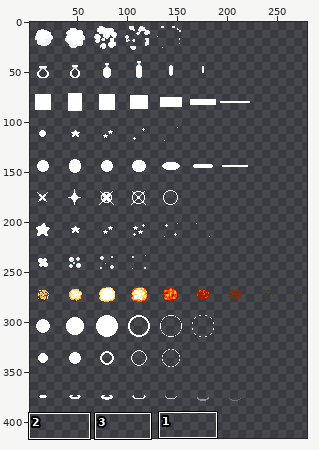
Pixel-art file: Leore/Content/effects.aseprite. The first picture is a wide view before the edit; the outline marks the close-up.
Close-up. Before:
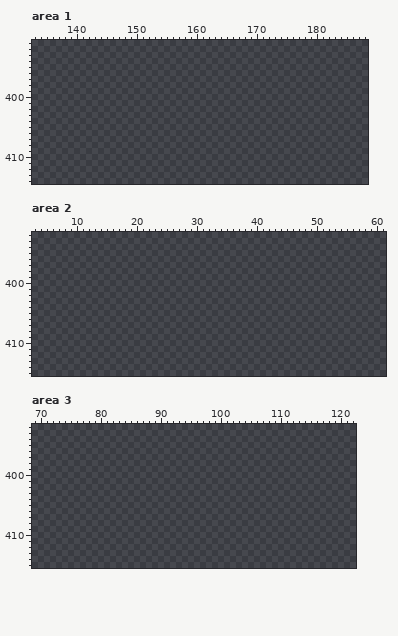
320x640 pixels, 1 frame. Colours within 5 levels of each other are drawn and written as one. Shown: area 1: x 133..188, y 391..414; area 2: x 3..61, y 392..415; area 3: x 69..122, y 392..415. The wide view leaves out empty margins. The commit also changed other parts of the picture, which this record leaves out.
Palette (. is transparent): 
And afterwards:
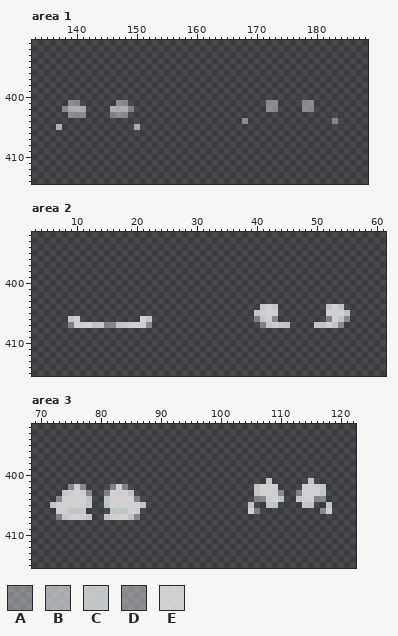
Colours new in this view: A #ecf1f462  B #ecf1f49b  C #ecf1f4bf  D #ffffff62  E #ffffffbf
Diff:
Changed rows in their new state; - is an unchanged pixel.
Area 1:
first column x 137:
401 --DD------DD-----------------------DD----DD----
402 -ABBB----BBBA----------------------DD----DD----
403 --DDA----ADD-----------------------------------
404 -------------------------------D--------------D
405 B------------B---------------------------------
Area 2:
first column x 9:
404 --------------------------------CEC--------CEC-
405 -------------------------------CEEE--------EEEC
406 CE----------EC-----------------ACEA--------AECA
407 AEEECCAACCEEEA------------------ACECC----CCECA-
Area 3:
first column x 72:
401 ------------------------------------C------C---
402 ---AEA----AEA---------------------CEEE----EEEC-
403 --CEEEA--AEEEC--------------------CEEEA--AEEEC-
404 -AEEEEC--CEEEEA-------------------AAEEC--CEEAA-
405 CEEEEEC--CEEEEEC-----------------C--CC----CC--C
406 -EECCC----CCCEE------------------EA----------AE
407 -ACEEEC--CEEECA--------------------------------
